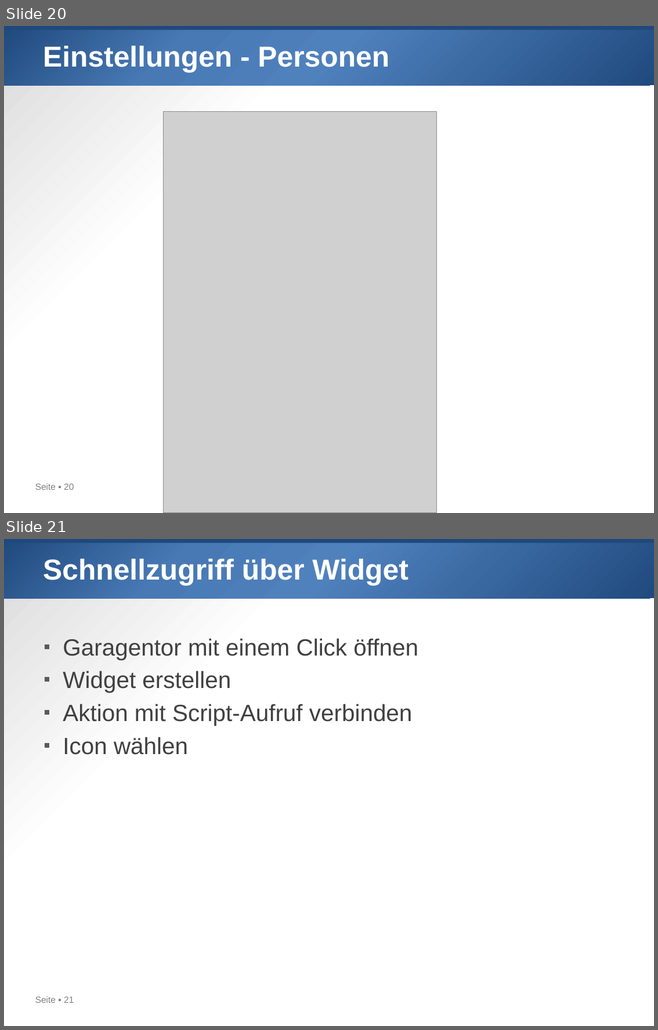
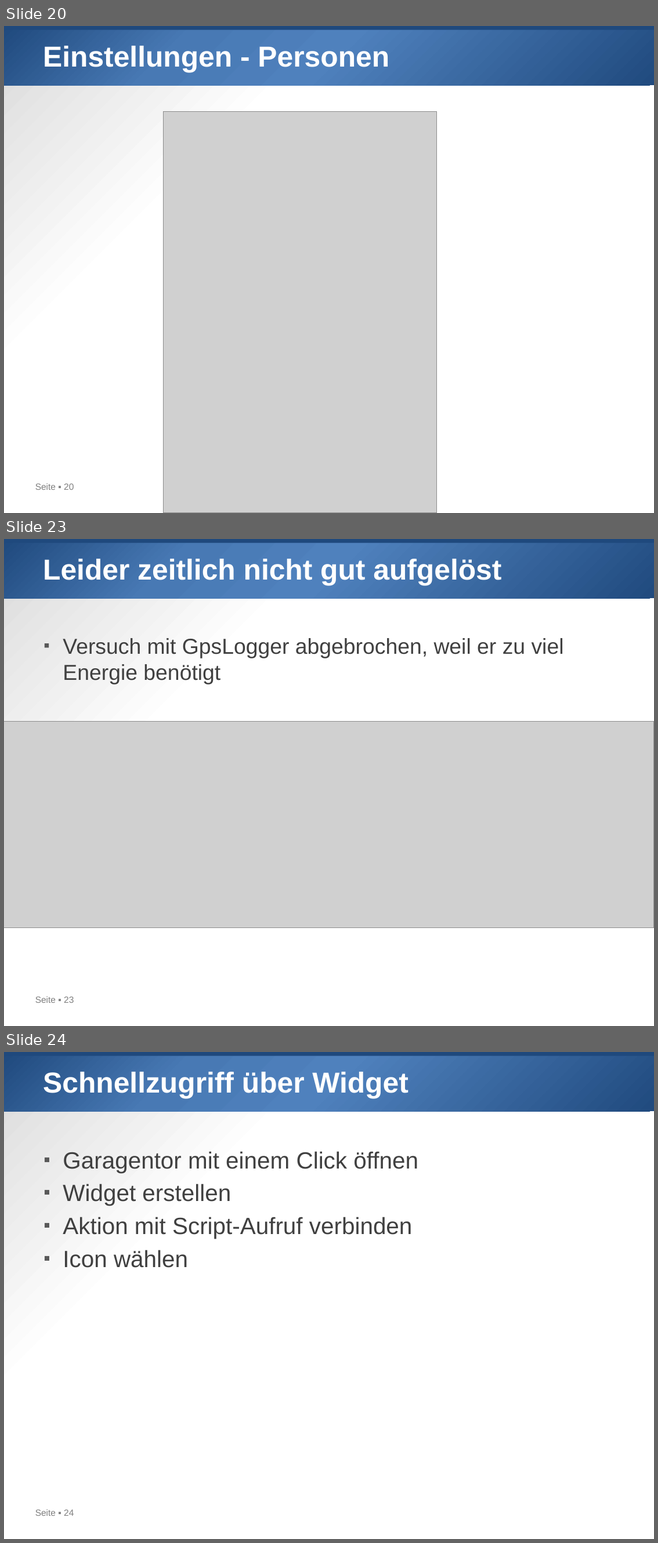
Before and after one commit to htl-leo/sperlhof, a slide deck: 2025-03-31/02_companion app.pptx. Shown one above the other, each under a label of ours: slides 20 and 21 before the commit, slides 20, 23 and 24 after it; the slides between them are not shown. The pictures are 658x1030 and 658x1543 pixels, drawn with LibreOffice and Linux fonts; fonts in the diff are those of the drawing; grey boxes stand for pictures. Boxes give left, top, right and bottom in pixels: in the first picture for what was removed or moved away, otherwise in the second. Text is boxed around its words. In the diff, an @@ line names an element or a change of style, - is before the commit and + after.

```diff
--- a/2025-03-31/02_companion app.pptx
+++ b/2025-03-31/02_companion app.pptx
@@ slide 23 added at bbox=[4, 539, 654, 1026], background gradient #FFFFFF to #D9D9D9; not listed: 3 template elements that a slide beside it also shows @@
@@ title added at bbox=[43, 559, 501, 586], 32 pt, text #FFFFFF, bold @@
+Leider zeitlich nicht gut aufgelöst
@@ text added at bbox=[63, 638, 564, 684], 24 pt, text #404040 @@
+▪ Versuch mit GpsLogger abgebrochen, weil er zu viel Energie benötigt
@@ picture added at bbox=[4, 722, 654, 928] @@
@@ what was slide 21 is now slide 24 @@
@@ page number at bbox=[35, 1510, 74, 1516]: text changed @@
-Seite ▪ 21
+Seite ▪ 24
```
Also in this commit, not shown: 4 slides changed, 2 other slides added, 27 other files.
